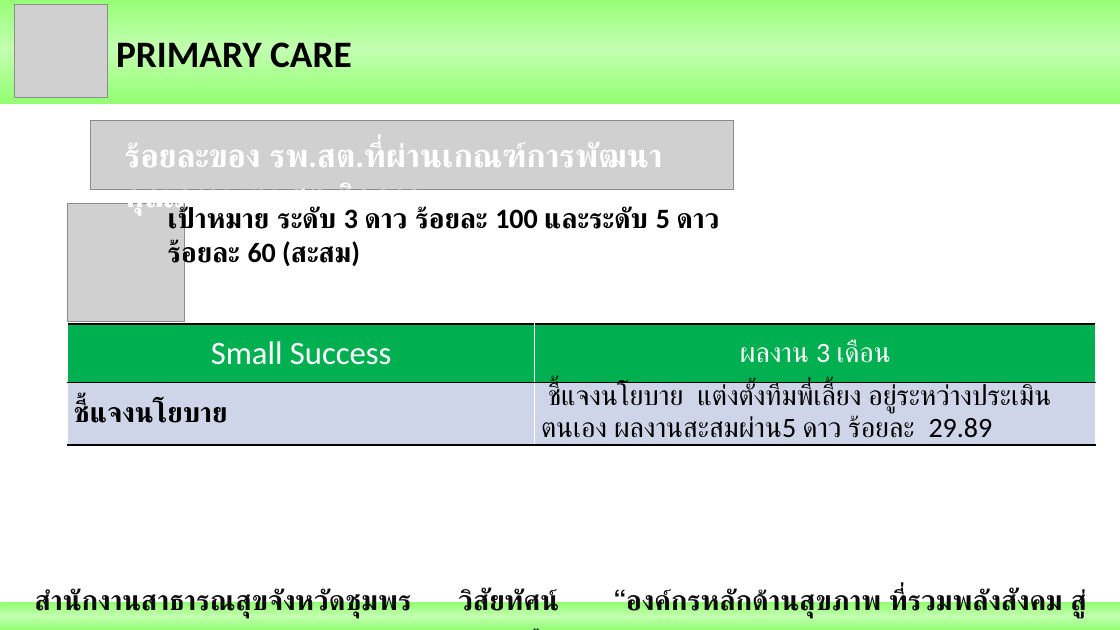
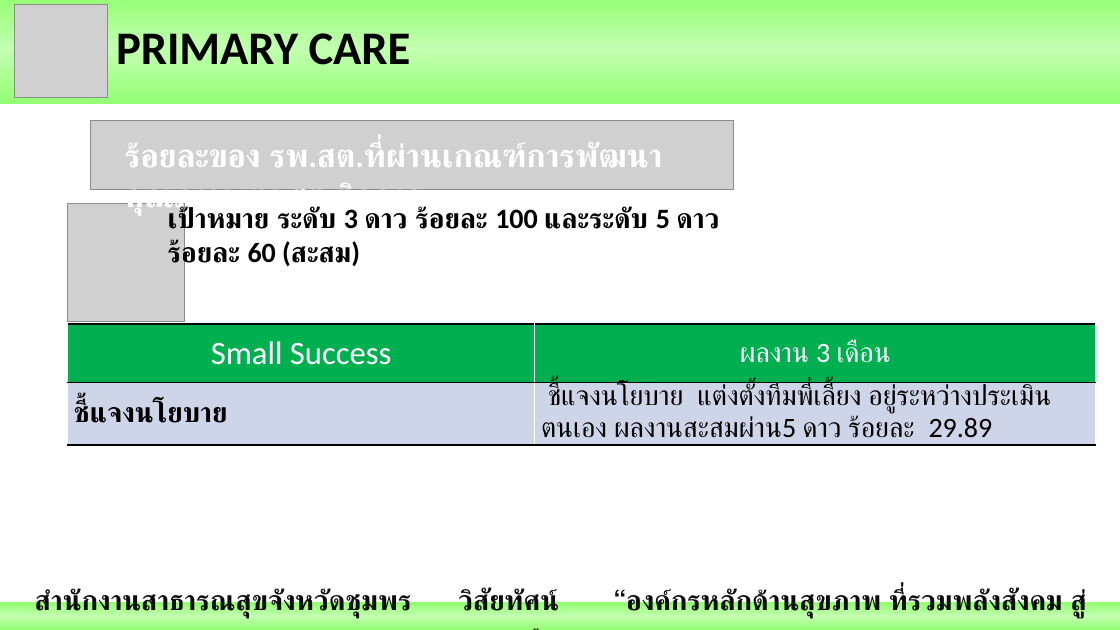
Before and after one commit to joblackpoc/Jobs_SSJ, a slide deck: slide 26 of นิเทศก์/Ready/Poc_Mix_2_นิเทศก์ใหม่.pptx. Drawn at 1120x630 pixels with LibreOffice and Linux fonts; fonts in the diff are those of the drawing; grey boxes stand for pictures. Boxes give left, top, right and bottom in pixels: in the first picture for what was removed or moved away, otherwise in the second. Text is boxed around its words. In the diff, an @@ line names an element or a change of style, - is before the commit and + after.

```diff
--- a/นิเทศก์/Ready/Poc_Mix_2_นิเทศก์ใหม่.pptx
+++ b/นิเทศก์/Ready/Poc_Mix_2_นิเทศก์ใหม่.pptx
@@ title "PRIMARY CARE" moved from (x1=116, y1=42, x2=352, y2=68) to (x1=116, y1=33, x2=411, y2=65) @@
@@ title "PRIMARY CARE" at (x1=116, y1=33, x2=411, y2=65): size 32 to 40 pt @@
```
Also in this commit, not shown: 13 other slides changed, 1 other file.
